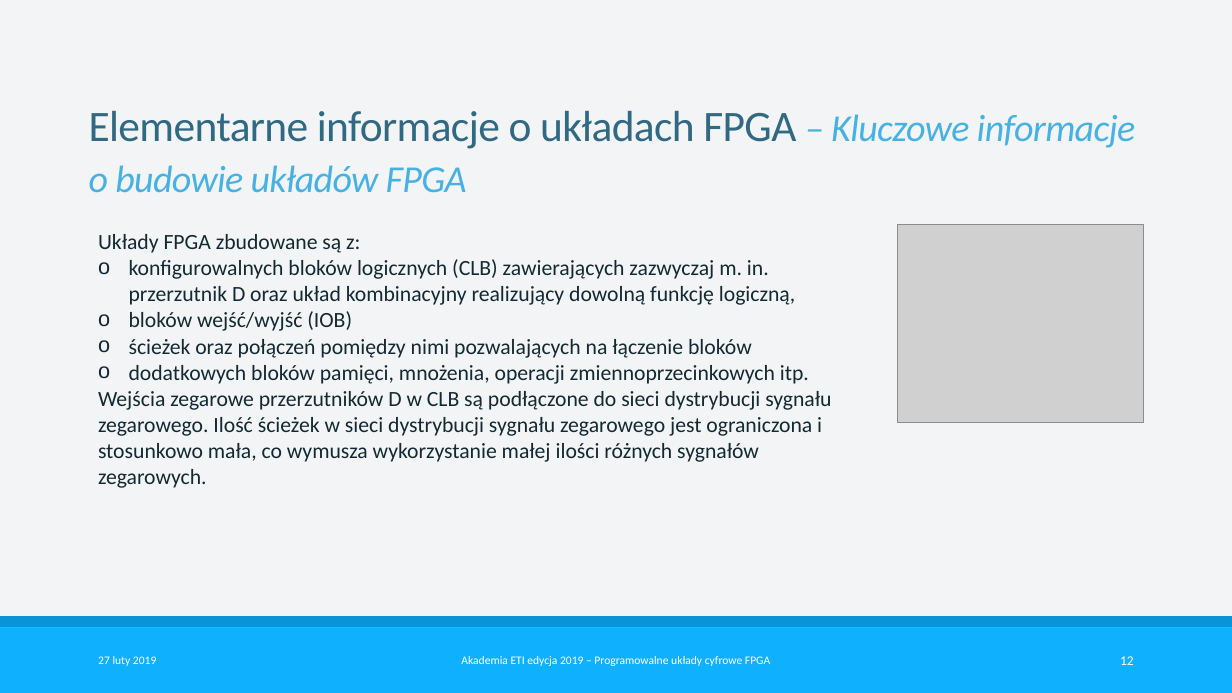
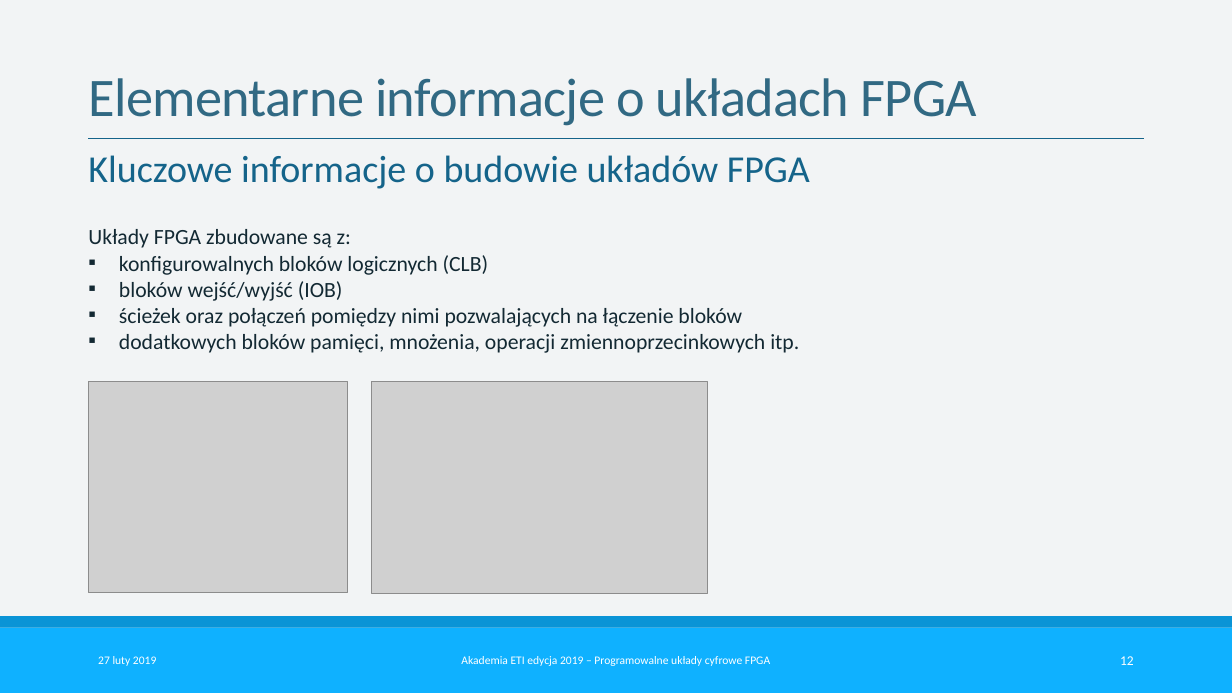
Before and after one commit to SKNCHIP/AkademiaETI_2019, a slide deck: slide 12 of Prezentacja/Prezentacja.pptx. Drawn at 1232x693 pixels with LibreOffice and Linux fonts; fonts in the diff are those of the drawing; grey boxes stand for pictures. Boxes give left, top, right and bottom in pixels: in the first picture for what was removed or moved away, otherwise in the second. Text is boxed around its words. In the diff, an @@ line names an element or a change of style, - is before the commit and + after.

Commit message:
Poprawiona grafika oraz tresci

```diff
--- a/Prezentacja/Prezentacja.pptx
+++ b/Prezentacja/Prezentacja.pptx
@@ title at [88,78,977,126]: text changed; size 28 to 40 pt; text colour #48B1E3 to #316983; italic off @@
-Elementarne informacje o układach FPGA – Kluczowe informacje o budowie układów FPGA
+Elementarne informacje o układach FPGA
@@ line added from (88, 139) to (1143, 139), #15648A 1 pt @@
@@ text added at [88,155,810,189], 28 pt, text #15648A @@
+Kluczowe informacje o budowie układów FPGA
@@ text at [119,255,489,275]: text changed @@
-o konfigurowalnych bloków logicznych (CLB) zawierających zazwyczaj m. in. przerzutnik D oraz układ kombinacyjny realizujący dowolną funkcję logiczną,
+▪ konfigurowalnych bloków logicznych (CLB)
@@ text at [119,281,799,353]: bullet o to ▪ @@
@@ picture: place and size @@
-picture at [898,225,1144,422]
+picture at [88,381,347,594]
@@ picture added at [372,381,707,594] @@
@@ text at [98,391,831,488]: paragraph removed @@
-Wejścia zegarowe przerzutników D w CLB są podłączone do sieci dystrybucji sygnału zegarowego. Ilość ścieżek w sieci dystrybucji sygnału zegarowego jest ograniczona i stosunkowo mała, co wymusza wykorzystanie małej ilości różnych sygnałów zegarowych.
```
Also in this commit, not shown: 12 other slides changed, 1 slide added, 1 slide removed, 1 other file.
